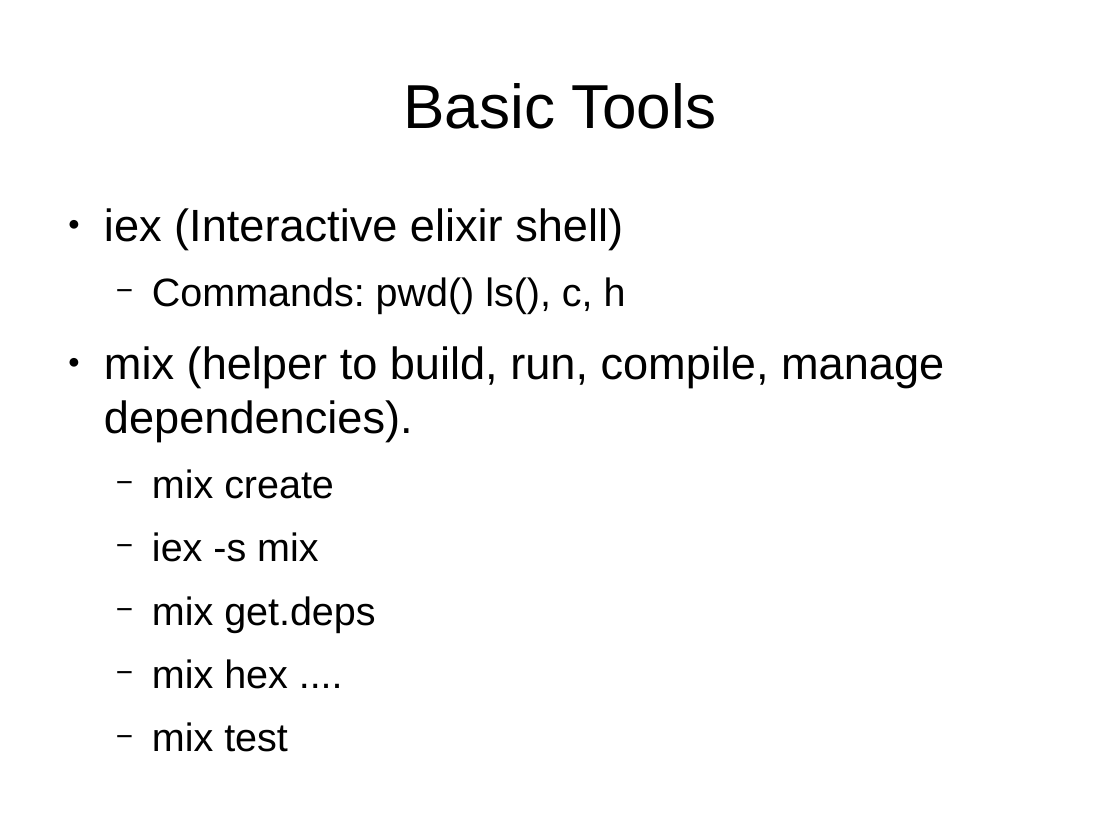
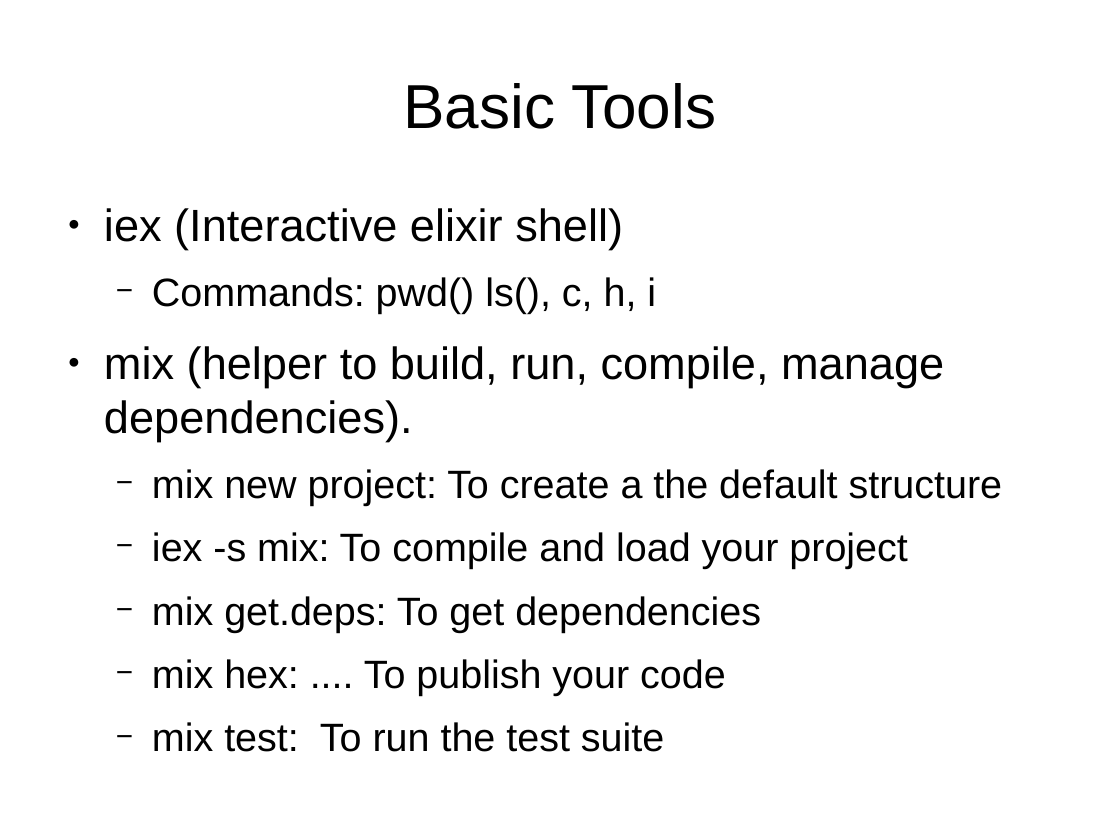
Before and after one commit to ramortegui/talks, a slide deck: slide 5 of elixir-basics.odp. Drawn at 1120x840 pixels with LibreOffice and Linux fonts; fonts in the diff are those of the drawing. Boxes give left, top, right and bottom in pixels: in the first picture for what was removed or moved away, otherwise in the second. Text is boxed around its words. In the diff, an @@ line names an element or a change of style, - is before the commit and + after.

```diff
--- a/elixir-basics.odp
+++ b/elixir-basics.odp
@@ text at [152,277,656,314]: text changed @@
-  − Commands: pwd() ls(), c, h
+  − Commands: pwd() ls(), c, h, i
@@ text at [152,469,1003,752]: text changed @@
-  − mix create
-  − iex -s mix
-  − mix get.deps
-  − mix hex ....
-  − mix test
+  − mix new project: To create a the default structure
+  − iex -s mix: To compile and load your project
+  − mix get.deps: To get dependencies
+  − mix hex: .... To publish your code
+  − mix test: To run the test suite
```
Also in this commit, not shown: 1 other slide changed.
